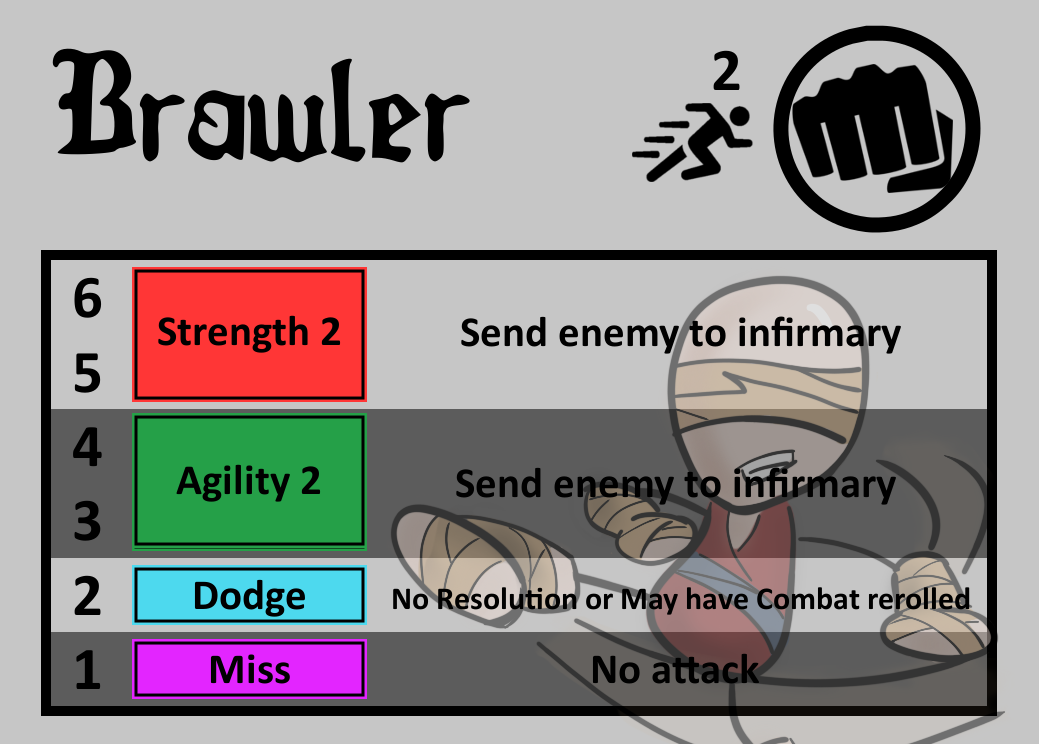
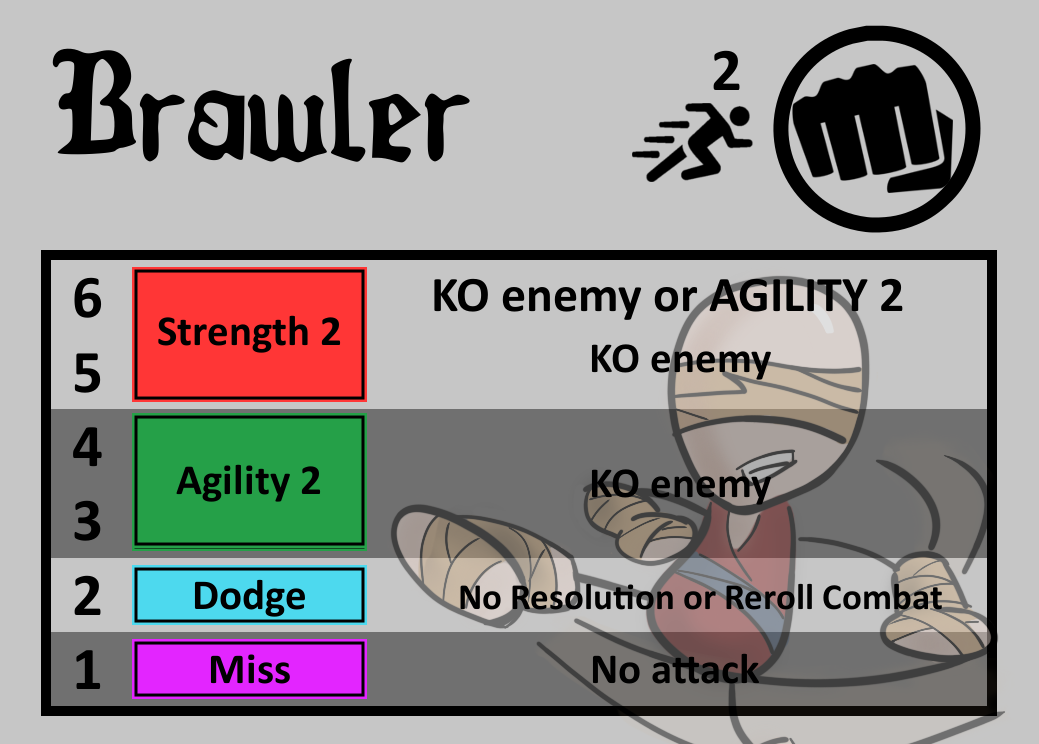
Layer changes from the first 1039px x 744px image to the second:
painted on "Strength #4" over [456, 467, 896, 505]
painted on "Strength #5" over [393, 583, 970, 615]
showed "Strength #1", painted on it over [434, 278, 903, 320]
painted on "Dodge" over [461, 316, 901, 380]
"Dark": opacity 100% → 81% over [51, 278, 987, 706]
